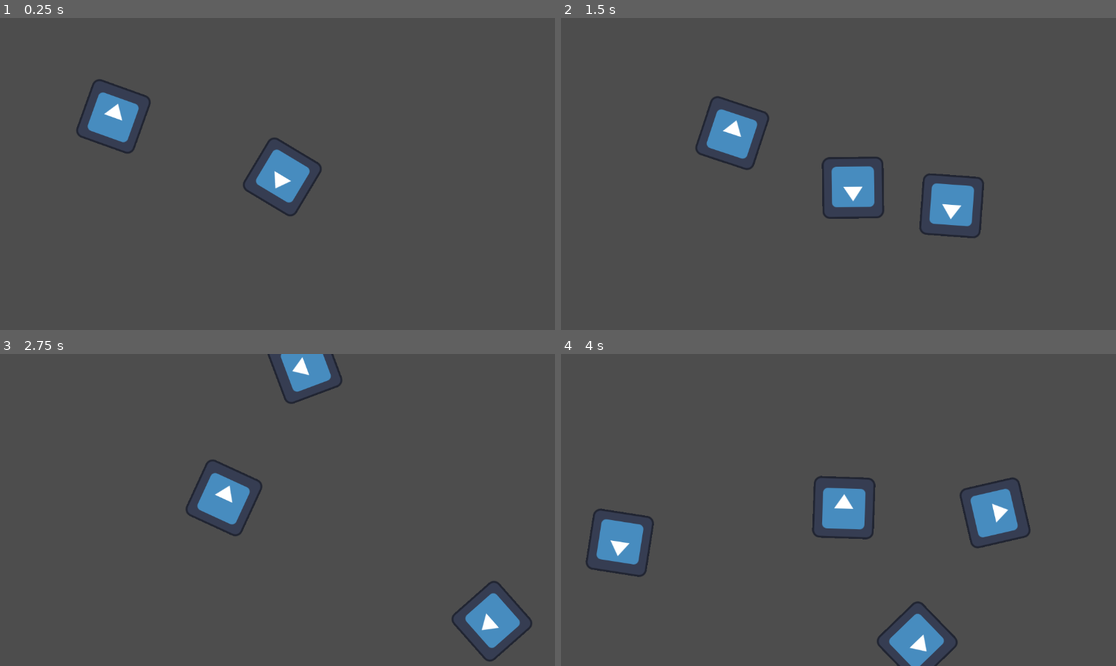
Above: before the commit, frames 1-4 (two rows, left to right).
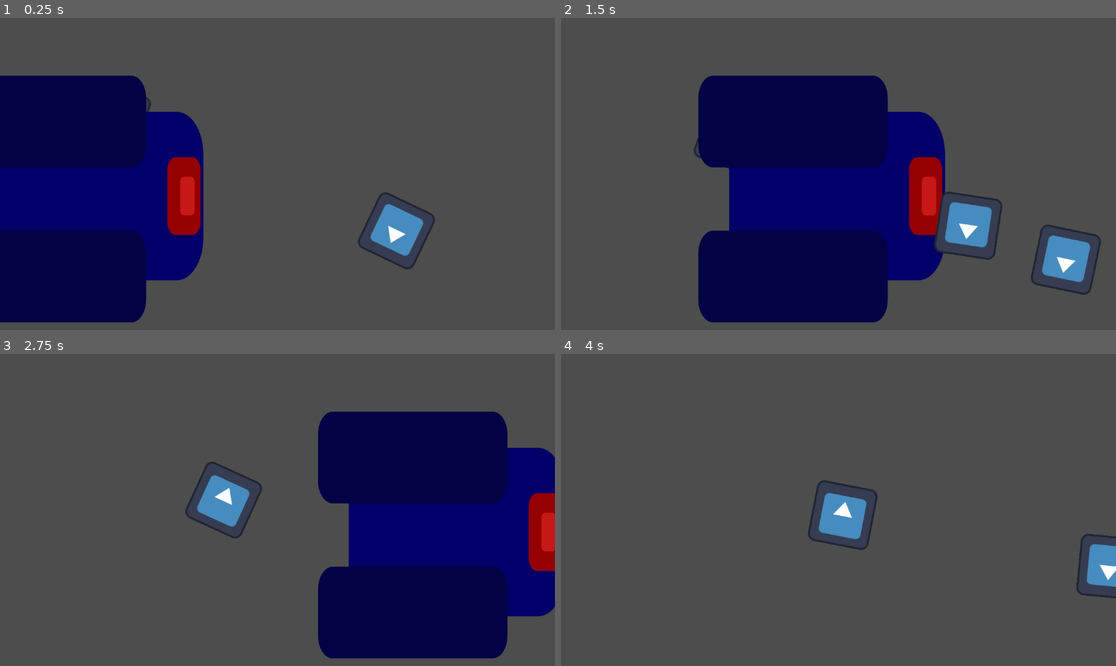
Above: after the commit, the same moments.

Repository: PedroJColon/brackysjam2024
Game: Godot game, scene res://scenes/sandbox.tscn
The game is run twice, just before and just after one commit, with the same random seed, the same clock (stepped at 60 frames per second) and the same inputs. The engine's default icon, where the game draws it, is replaced by a stand-in: a white triangle on a blue panel in a dark square.
Inputs (mouse positions are in pixels of both pictures, inside the frame that each line leads up to):
- Up to frame 1 (0.25 s): no input
- Up to frame 2 (1.5 s): move the mouse to (960, 158) at 0.52 s; hold D (move_right) 0.53-1.28 s; click (960, 158) at 0.6 s; move the mouse to (727, 189) at 1.27 s; hold S (move_down) from 1.28 s (still down); click (727, 189) at 1.35 s
- Up to frame 3 (2.75 s): move the mouse to (333, 441) at 2.02 s; release S (move_down) at 2.03 s; hold D (move_right) from 2.03 s (still down); click (333, 441) at 2.1 s
- Up to frame 4 (4 s): move the mouse to (810, 572) at 2.77 s; release D (move_right) at 2.78 s; hold W (move_up) 2.78-3.53 s; click (810, 572) at 2.85 s; move the mouse to (1005, 556) at 3.52 s; hold A (move_left) from 3.53 s (still down); click (1005, 556) at 3.6 s

The runs differ from the first frame. In frame 1, 29% of the frame differs, in the area x 0-79%, y 18-98%; in frame 2, 34%, in the area x 23-98%, y 18-98%; in frame 3, 32%; in frame 4, 5.7%.

Commit message:
Add frigate to testing

Diff:
--- a/scenes/sandbox.tscn
+++ b/scenes/sandbox.tscn
@@ -1,12 +1,17 @@
-[gd_scene load_steps=3 format=3 uid="uid://b5cdvg5jiw8r8"]
+[gd_scene load_steps=4 format=3 uid="uid://b5cdvg5jiw8r8"]
 
 [ext_resource type="PackedScene" uid="uid://dqvh1yao2xovp" path="res://scenes/player.tscn" id="1_nygvq"]
 [ext_resource type="PackedScene" uid="uid://cpicu3eeqeyvy" path="res://scenes/drone.tscn" id="2_r2p26"]
+[ext_resource type="PackedScene" uid="uid://3ihattadquq5" path="res://scenes/frigate.tscn" id="3_tvjt4"]
 
 [node name="Sandbox" type="Node2D"]
 
 [node name="Player" parent="." instance=ExtResource("1_nygvq")]
+position = Vector2(823, 442)
 
 [node name="drone" parent="." node_paths=PackedStringArray("player") instance=ExtResource("2_r2p26")]
 position = Vector2(212, 196)
 player = NodePath("../Player")
+
+[node name="frigate" parent="." instance=ExtResource("3_tvjt4")]
+position = Vector2(91, 376)
